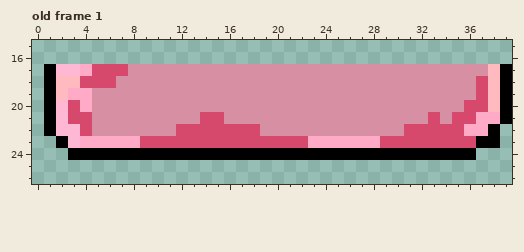
A pixel-art file gets an edit: Assets/Espelho/spr_cloud03 - Copy.aseprite. The picture above was drawn from the file before the commit.
40x32 pixels, 1 frame. Shown: old frame 1: x 0..39, y 15..26. The commit also changed other frames, which this record leaves out.
Now the later version:
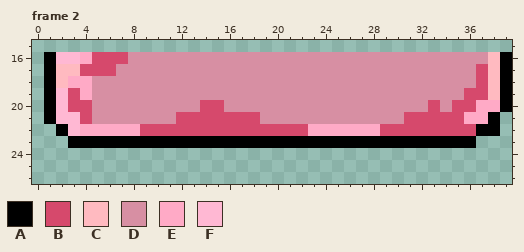
Palette (. is transparent): A #000000  B #d6496c  C #ffbac0  D #d78fa3  E #ffaac6  F #ffb8d3
A new or re-ordered frame is compared with the old frame closest to it.
The exact change:
frames 1 -> 7
--- frame 2 is new; against old frame 1
@@ x 0..39 @@
 15 ........................................
-16 ........................................
-17 .AFFEBBBDDDDDDDDDDDDDDDDDDDDDDDDDDDDDDCA
-18 .ACCBBBDDDDDDDDDDDDDDDDDDDDDDDDDDDDDDBCA
-19 .ACEEDDDDDDDDDDDDDDDDDDDDDDDDDDDDDDDDBCA
-20 .AFBEDDDDDDDDDDDDDDDDDDDDDDDDDDDDDDDBBCA
-21 .AFBBDDDDDDDDDBBDDDDDDDDDDDDDDDDDBDBBEEA
-22 .AFFBDDDDDDDBBBBBBBDDDDDDDDDDDDBBBBBEEA.
-23 ..AFEEEEEBBBBBBBBBBBBBBEEEEEEBBBBBBBBAA.
-24 ...AAAAAAAAAAAAAAAAAAAAAAAAAAAAAAAAAA...
+16 .AFFEBBBDDDDDDDDDDDDDDDDDDDDDDDDDDDDDDCA
+17 .ACCBBBDDDDDDDDDDDDDDDDDDDDDDDDDDDDDDBCA
+18 .ACEEDDDDDDDDDDDDDDDDDDDDDDDDDDDDDDDDBCA
+19 .AFBEDDDDDDDDDDDDDDDDDDDDDDDDDDDDDDDBBCA
+20 .AFBBDDDDDDDDDBBDDDDDDDDDDDDDDDDDBDBBEEA
+21 .AFFBDDDDDDDBBBBBBBDDDDDDDDDDDDBBBBBEEA.
+22 ..AFEEEEEBBBBBBBBBBBBBBEEEEEEBBBBBBBBAA.
+23 ...AAAAAAAAAAAAAAAAAAAAAAAAAAAAAAAAAA...
+24 ........................................
 25 ........................................
Boxes around the changes in both pictures, in picture pixels (x1, y1, x2, y2):
changed: (44, 52, 512, 160)
